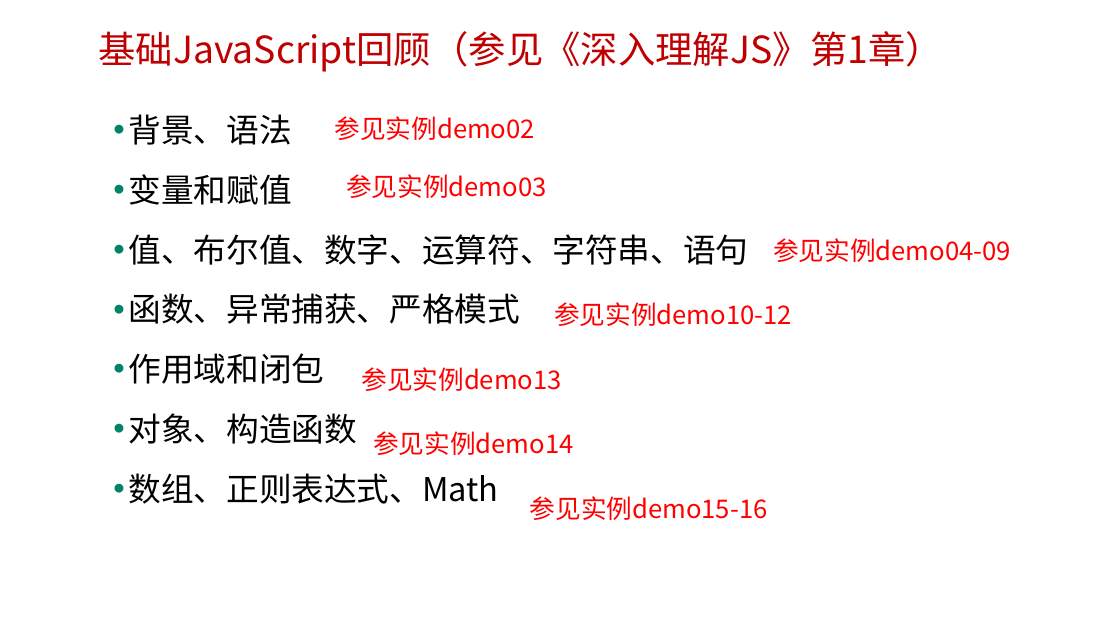
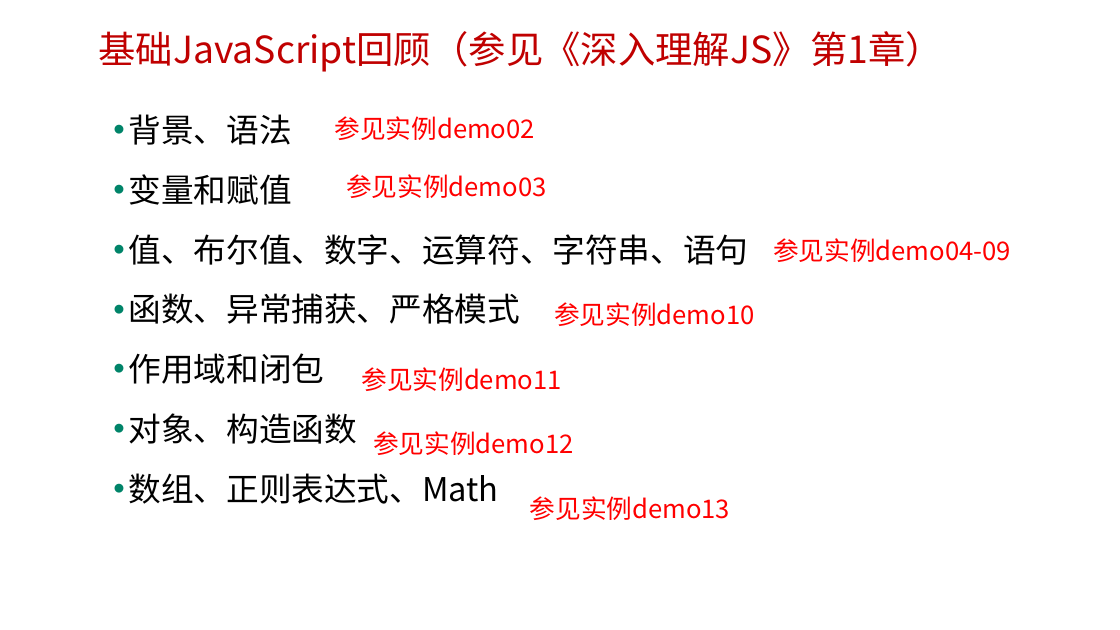
Before and after one commit to edu2act/course-javascript-advanced, a slide deck: slide 12 of 课程PPT/01.JavaScript发展历程及语言特点.pptx. Drawn at 1120x630 pixels with LibreOffice and Linux fonts; fonts in the diff are those of the drawing; background and template pictures are left out. Boxes give left, top, right and bottom in pixels: in the first picture for what was removed or moved away, otherwise in the second. Text is boxed around its words. In the diff, an @@ line names an element or a change of style, - is before the commit and + after.

```diff
--- a/课程PPT/01.JavaScript发展历程及语言特点.pptx
+++ b/课程PPT/01.JavaScript发展历程及语言特点.pptx
@@ text at [554, 302, 754, 326]: text changed @@
-参见实例demo10-12
+参见实例demo10
@@ text at [362, 367, 562, 391]: text changed @@
-参见实例demo13
+参见实例demo11
@@ text at [373, 431, 573, 455]: text changed @@
-参见实例demo14
+参见实例demo12
@@ text at [530, 496, 730, 520]: text changed @@
-参见实例demo15-16
+参见实例demo13
```
Also in this commit, not shown: 6 other slides changed, 14 other files.
